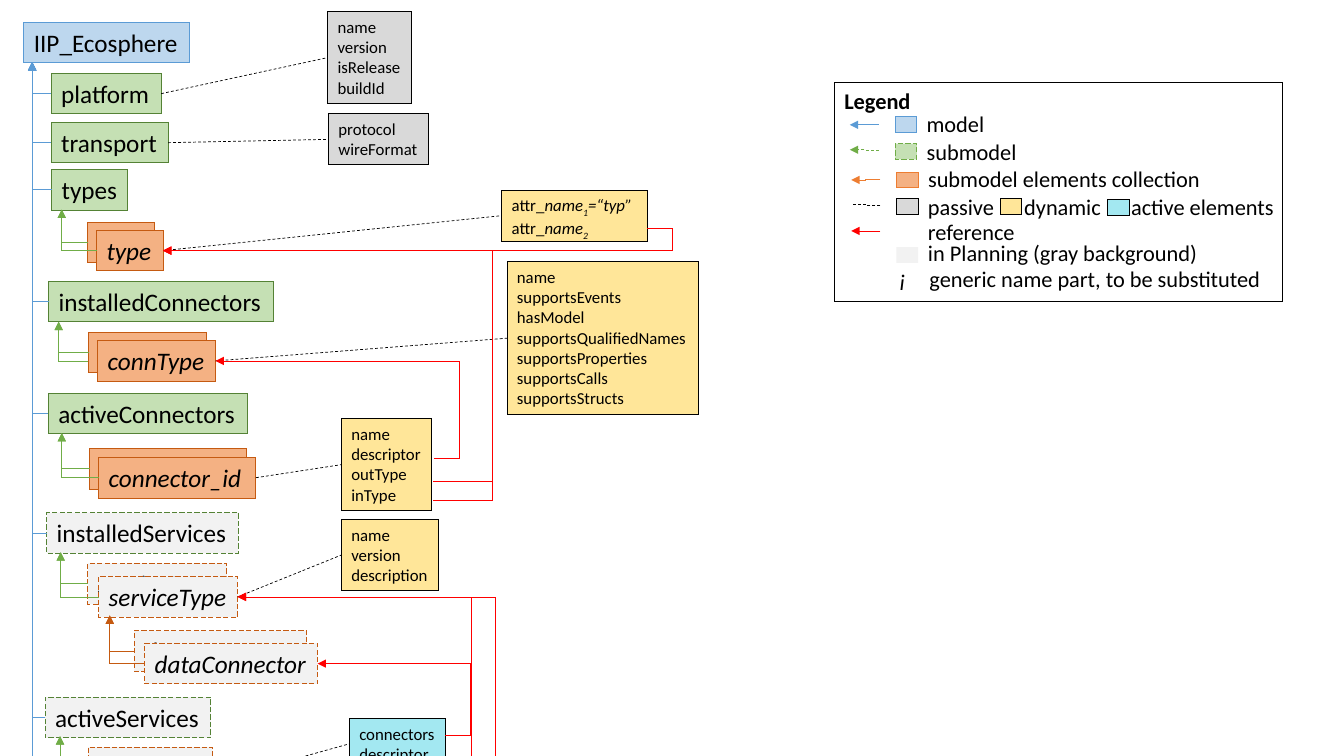
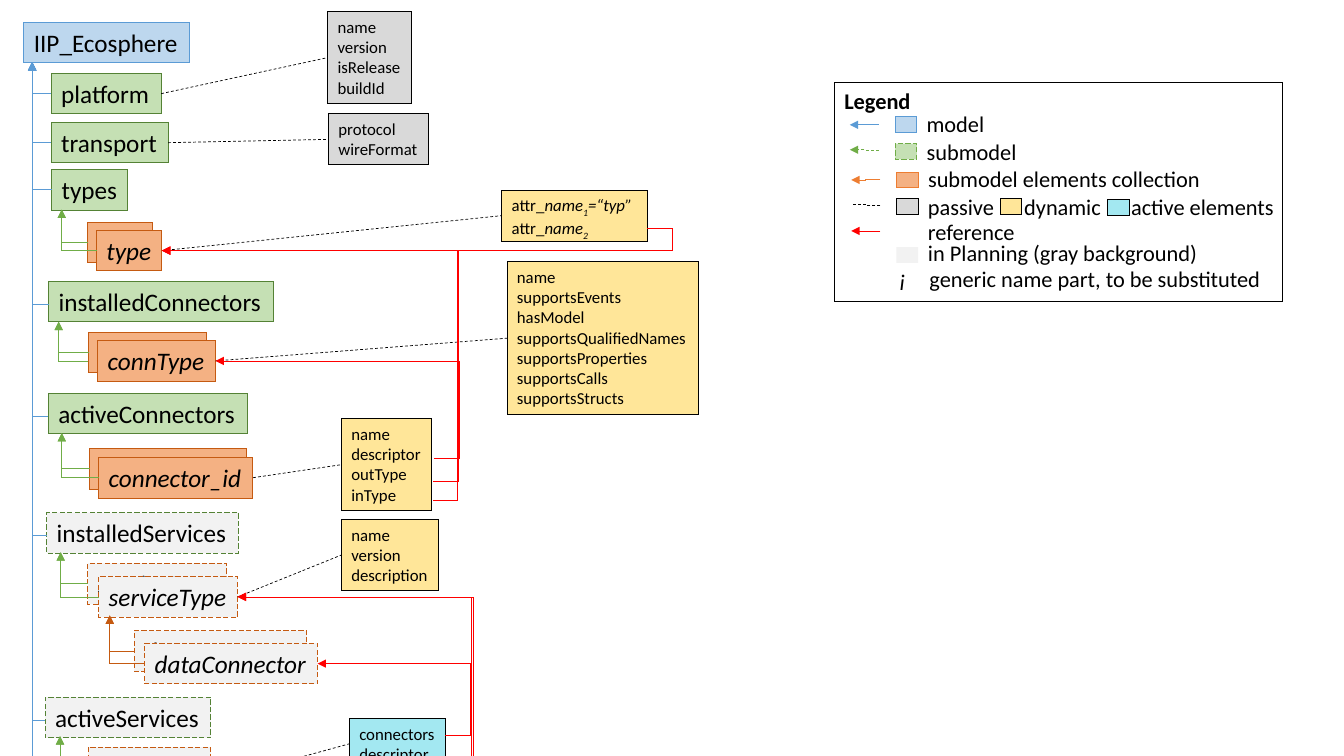
Before and after one commit to iip-ecosphere/platform, a slide deck: slide 6 of platform/documentation/src/HandbookFigures.pptx. Drawn at 1344x756 pixels with LibreOffice and Linux fonts; fonts in the diff are those of the drawing. Boxes give left, top, right and bottom in pixels: in the first picture for what was removed or moved away, otherwise in the second. Text is boxed around its words. In the diff, an @@ line names an element or a change of style, - is before the commit and + after.

```diff
--- a/platform/documentation/src/HandbookFigures.pptx
+++ b/platform/documentation/src/HandbookFigures.pptx
@@ elbow arrow (32, 63) - (46, 535): route changed @@
@@ 3 elbow arrows: place and size @@
-3 elbow arrows at <box>32,63,48,718</box>
+3 elbow arrows at <box>32,63,48,721</box>
@@ elbow arrow (162, 251) - (433, 500): route changed @@
@@ elbow arrow (162, 251) - (434, 481): route changed @@
@@ line moved from (256, 478) - (342, 465) to (253, 478) - (342, 465) @@
@@ elbow arrow moved from (238, 597) - (448, 756) to (238, 597) - (448, 756) @@
```
Also in this commit, not shown: 12 other slides changed.
